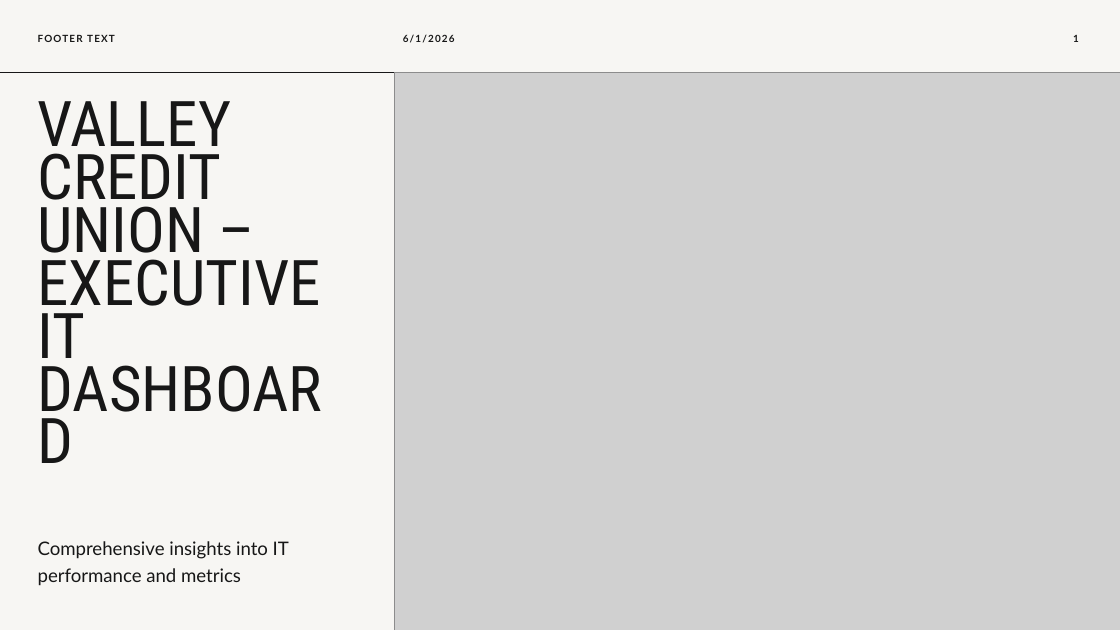
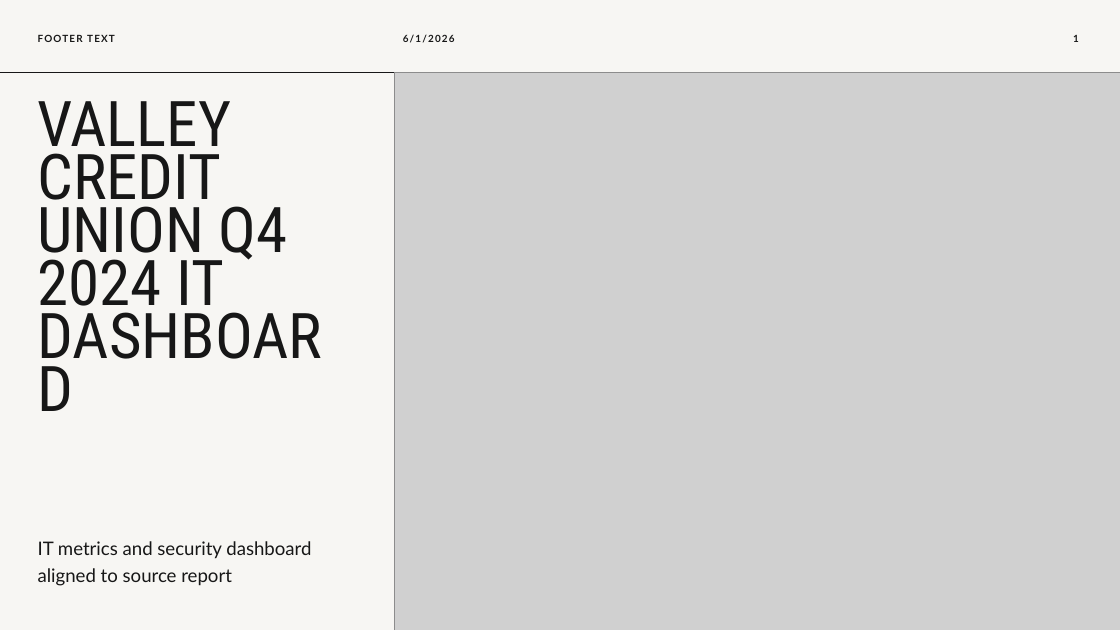
Before and after one commit to Anaxagorius/SIRE-poster, a slide deck: slide 1 of Valley_Credit_Union_Executive_IT_Dashboard_Q4_2024 (1).pptx. Drawn at 1120x630 pixels with LibreOffice and Linux fonts; fonts in the diff are those of the drawing; grey boxes stand for pictures. Boxes give left, top, right and bottom in pixels: in the first picture for what was removed or moved away, otherwise in the second. Text is boxed around its words. In the diff, an @@ line names an element or a change of style, - is before the commit and + after.

```diff
--- a/Valley_Credit_Union_Executive_IT_Dashboard_Q4_2024 (1).pptx
+++ b/Valley_Credit_Union_Executive_IT_Dashboard_Q4_2024 (1).pptx
@@ title at (x1=38, y1=101, x2=288, y2=320): text changed @@
-VALLEY CREDIT UNION – EXECUTIVE IT DASHBOARD
+VALLEY CREDIT UNION Q4 2024 IT DASHBOARD
@@ text at (x1=38, y1=541, x2=311, y2=586): text changed @@
-Comprehensive insights into IT performance and metrics
+IT metrics and security dashboard aligned to source report
```
Also in this commit, not shown: 7 other slides changed.
